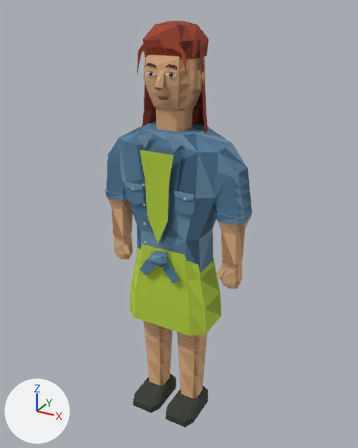
The glTF model src/assets/detainee-woman.glb: old version first, new version second.
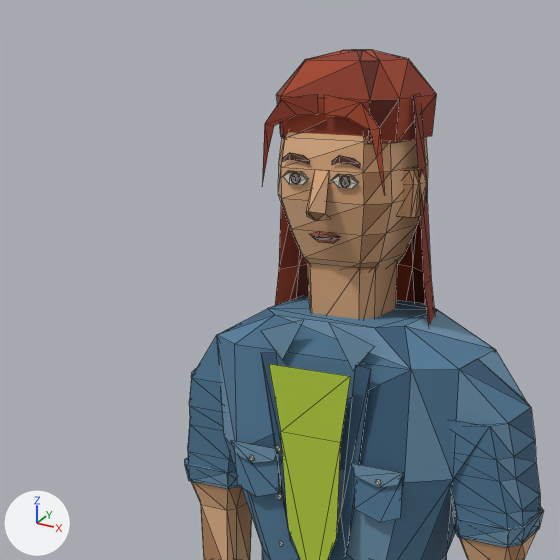
There are two pictures of each version: one whole from a 50 mm lens placed at (1.071, -1.905, 2.031), pointed at (0.007, 0.03, 1.064), one close up on the part from 8% to 72% of the width and 0% to 51% of the height. Arrows for +X, +Y and +Z are at lower left; the lights stay in place. The last two pictures show the newer version. The close-ups show mesh edges as thin lines. Vertices at exactly the same position are counted once.

Objects in the first close-up: 'detainee-woman-skin'.
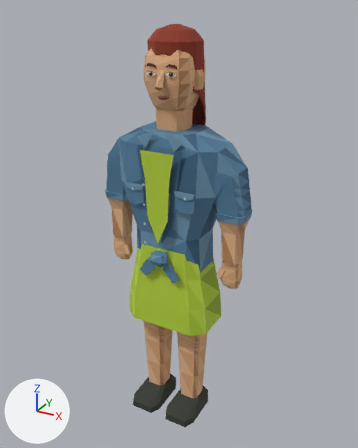
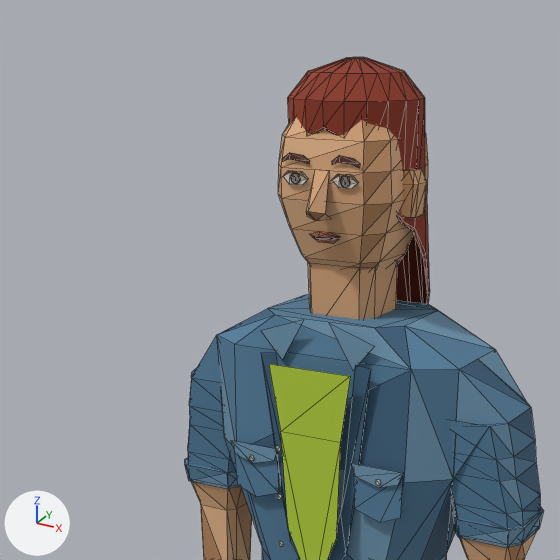
Changed parts and their boxes [x1, y1, x2, y2] in the close-ups (560 x 560 px):
'detainee-woman-skin', reshaped
    before: [185, 50, 544, 560]
    after: [185, 57, 544, 560]
part 1 of me_detainee_woman_skin, rebuilt
    before: [275, 94, 435, 327]
    after: [288, 57, 430, 304]
part 2 of me_detainee_woman_skin, deleted
    before: [276, 50, 437, 144]
part 3 of me_detainee_woman_skin, deleted (red)
    before: [262, 94, 318, 184]
part 4 of me_detainee_woman_skin, deleted
    before: [324, 95, 384, 191]

The change, as a diff of the scene's bpy script:
```diff
--- a/src/assets/detainee-woman.glb.py
+++ b/src/assets/detainee-woman.glb.py
@@ mat_hair_highlight @@
+mat_hair_highlight = principled_material('hair-highlight')
+mat_hair_highlight.base_color = (0.337, 0.0513, 0.0203)  # brown #9d4027
+mat_hair_highlight.roughness = 0.86
@@ me_detainee_woman_skin @@
 # used by ob_detainee_woman_skin; location = (0.0, 0.0, 0.0)
-me_detainee_woman_skin.from_pydata(...)  # 1159 vertices, 1853 faces; spans x -0.37..0.37, y -0.19..0.15, z 0.02..1.98
+me_detainee_woman_skin.from_pydata(...)  # 1235 vertices, 2049 faces; spans x -0.37..0.37, y -0.19..0.17, z 0.02..1.96
+# me_detainee_woman_skin part 1: the loose piece of 36 vertices spanning x -0.18..0.18, y -0.01..0.15, z 1.37..1.91 is rebuilt with 160 vertices and now spans x -0.12..0.12, y -0.1..0.17, z 1.43..1.96
+# me_detainee_woman_skin part 2: the loose piece of 32 vertices spanning x -0.12..0.12, y -0.09..0.12, z 1.84..1.98 is deleted
+# me_detainee_woman_skin part 3: the loose piece of 8 vertices spanning x -0.12..-0.01, y -0.1, z 1.76..1.91 is deleted
+# me_detainee_woman_skin part 4: the loose piece of 8 vertices spanning x 0.01..0.12, y -0.1, z 1.76..1.91 is deleted
 me_detainee_woman_skin.materials.append(mat_uniform_blue)
@@ me_detainee_woman_skin @@
 me_detainee_woman_skin.materials.append(mat_auburn_hair)
-me_detainee_woman_skin.materials.append(mat_hair_light)  # brown #ac482a
 me_detainee_woman_skin.materials.append(mat_hair_shadow)
+me_detainee_woman_skin.materials.append(mat_hair_highlight)  # brown #9d4027
```
